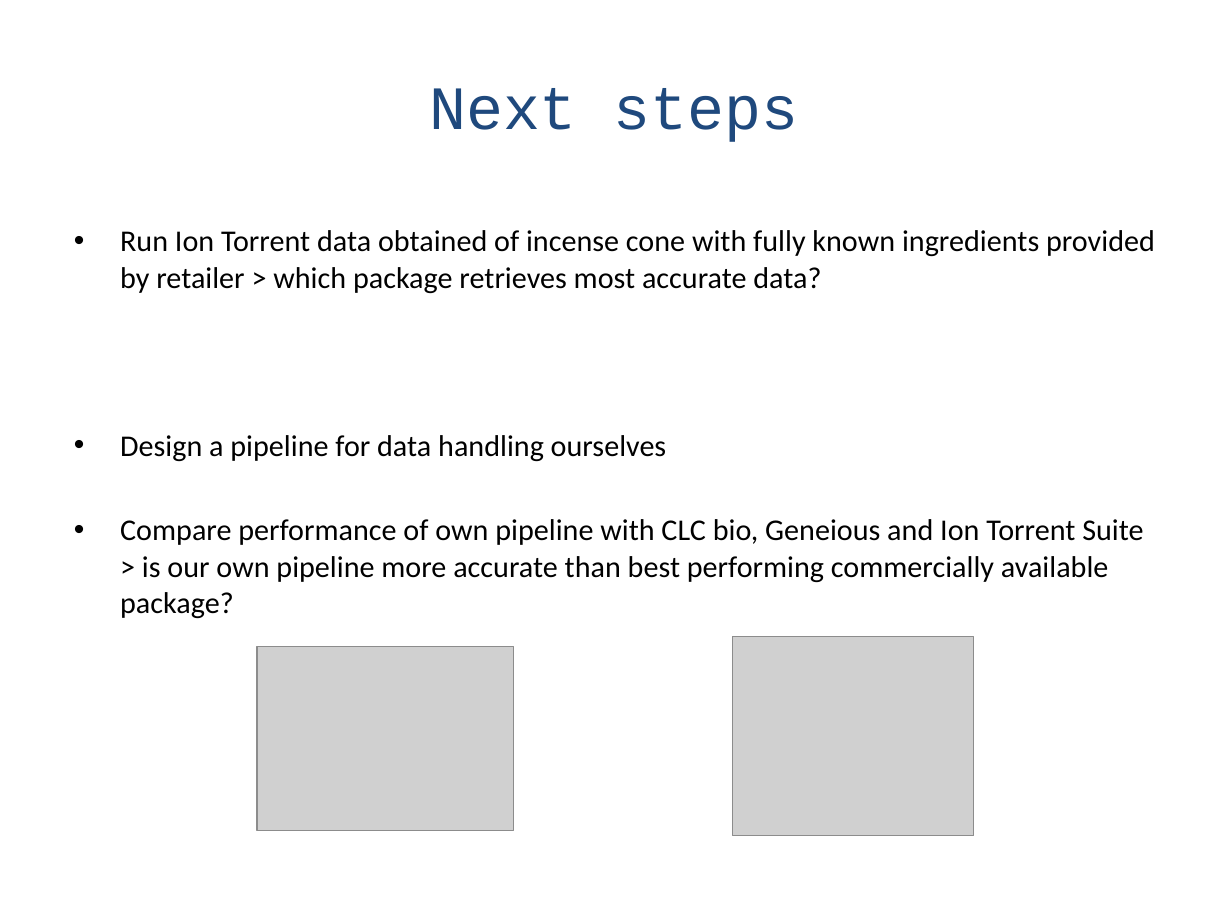
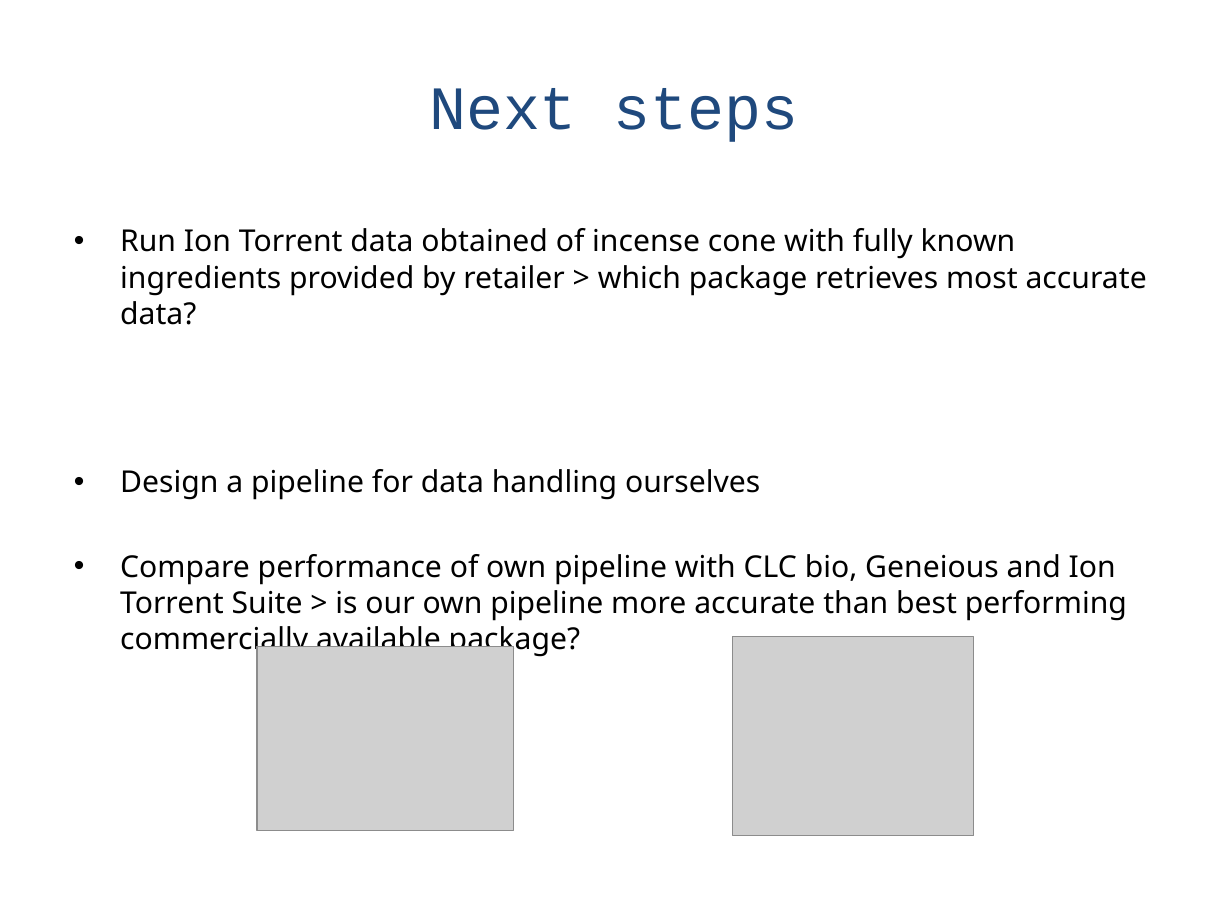
Before and after one commit to naturalis/HTS-barcode-checker, a slide deck: slide 18 of doc/Presentation.pptx. Drawn at 1232x924 pixels with LibreOffice and Linux fonts; fonts in the diff are those of the drawing; grey boxes stand for pictures. Boxes give left, top, right and bottom in pixels: in the first picture for what was removed or moved away, otherwise in the second. Text is boxed around its words. In the diff, an @@ line names an element or a change of style, - is before the commit and + after.

```diff
--- a/doc/Presentation.pptx
+++ b/doc/Presentation.pptx
@@ text "Run Ion Torrent data obtained ..." at (120, 228, 1147, 657): font Calibri to Noto Sans @@
```
Also in this commit, not shown: 4 other slides changed.
